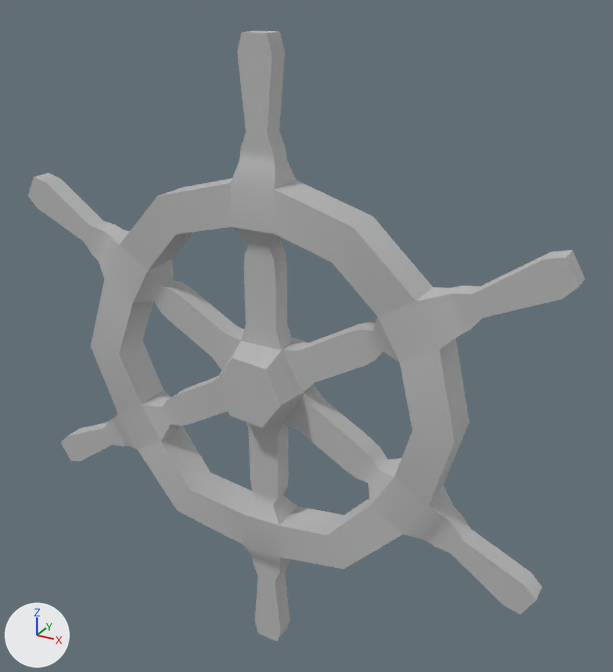
Two versions of the FBX model Home/Assets/Models/MOD_decosteeringwheel.fbx, one commit apart.
Both versions are drawn from a camera (50 mm lens) standing at (-2.389, -2.338, 0.73) and looking at (-3.111, -1.027, 0.074). Arrows for +X, +Y and +Z are at lower left; the lights stay in place. Where no turn or scale is listed for an object, it has been applied to the vertices.

In view in the first picture: 'MOD_Decostuur'.
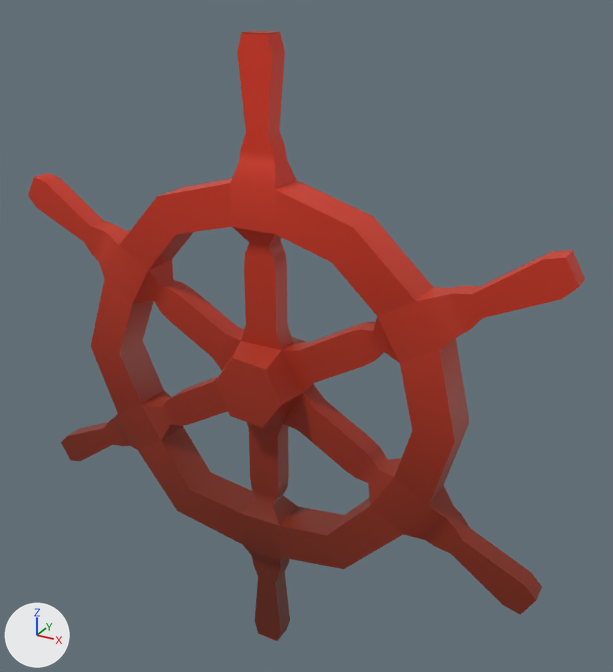
The newer file is also turned or shifted as a whole; pictures and numbers use the older file's frame.

Boxes (x1, y1, x2, y2) around the edits, measured in the pictures (613 x 672 px):
'MOD_Decostuur', recoloured (grey to red)
    both: (28, 31, 585, 641)

What the commit changed:
Picture 'TEX_Deco4.tga' (img_tex_deco4_tga) is new.
Material 'lambert2' (mat_lambert2) is new.
Its texture is img_tex_deco4_tga (with its transparency).
me_mesh has 314 vertices, 330 faces and spans x -0.555..0.555, y -0.072..0.072, z -0.627..0.627.
me_mesh no longer uses material mat_lambert1 (grey #bcbcbc).
me_mesh now uses material mat_lambert2 (picture img_tex_deco4_tga).
